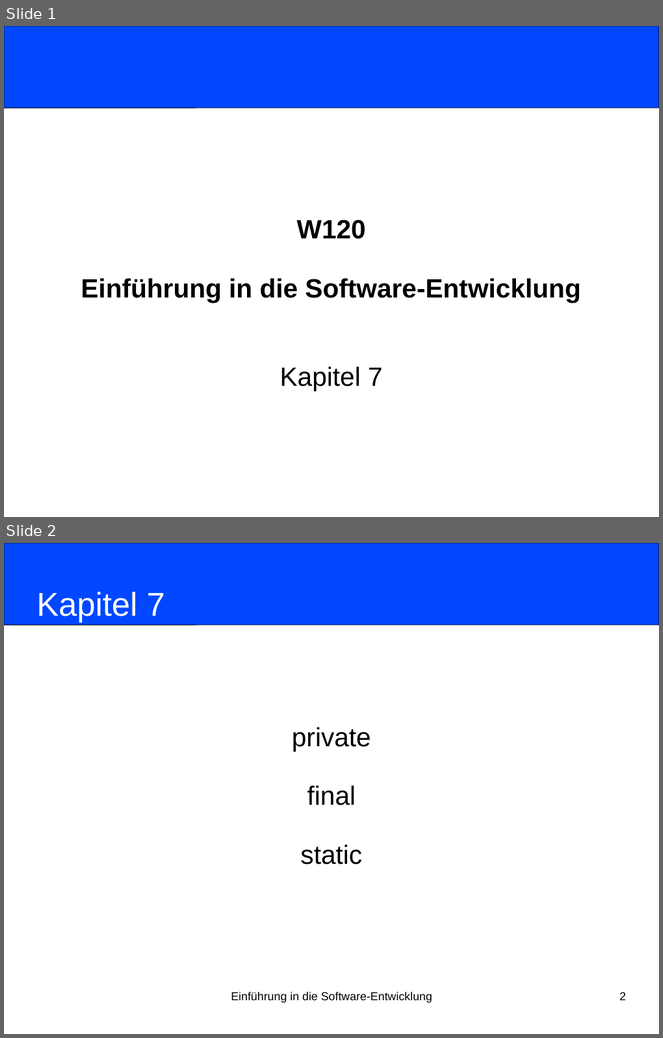
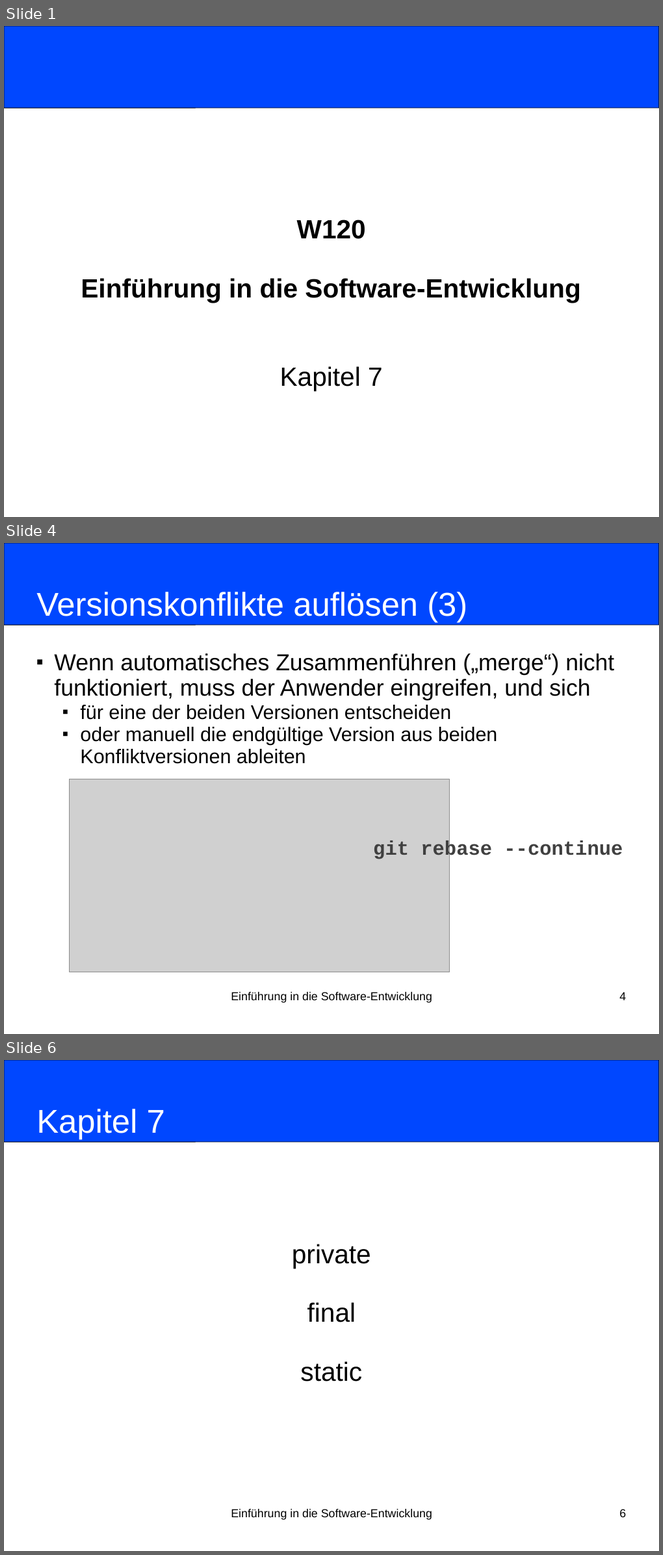
Before and after one commit to nordakademie-einfuehrung-java/vorlesungsskript, a slide deck: folien/Semester_03_Termin_08_Kapitel07.pptx. Shown one above the other, each under a label of ours: slides 1 and 2 before the commit, slides 1, 4 and 6 after it; the slides between them are not shown. The pictures are 663x1038 and 663x1555 pixels, drawn with LibreOffice and Linux fonts; fonts in the diff are those of the drawing; grey boxes stand for pictures. Boxes give left, top, right and bottom in pixels: in the first picture for what was removed or moved away, otherwise in the second. Text is boxed around its words. In the diff, an @@ line names an element or a change of style, - is before the commit and + after.

```diff
--- a/folien/Semester_03_Termin_08_Kapitel07.pptx
+++ b/folien/Semester_03_Termin_08_Kapitel07.pptx
@@ slide 4 added at [4, 543, 659, 1034], background #FFFFFF @@
@@ rounded rectangle added at [4, 543, 659, 625], fill #0047FF, outline #000000 0.75 pt @@
@@ title added at [36, 592, 467, 622], 40 pt, text #FFFFFF @@
+Versionskonflikte auflösen (3)
@@ subtitle added at [54, 653, 614, 764], 24 pt, text #000000 @@
+■ Wenn automatisches Zusammenführen („merge“) nicht funktioniert, muss der Anwender eingreifen, und sich
+  ■ für eine der beiden Versionen entscheiden
+  ■ oder manuell die endgültige Version aus beiden Konfliktversionen ableiten
@@ picture added at [70, 780, 450, 973] @@
@@ text added at [373, 841, 623, 861], 24 pt, text #404040, bold @@
+git rebase --continue
@@ text added at [231, 992, 432, 1003], 14 pt, text #000000 @@
+Einführung in die Software-Entwicklung
@@ page number added at [620, 992, 626, 1001], 14 pt, text #000000 @@
+4
@@ what was slide 2 is now slide 6 @@
@@ page number at [620, 1509, 626, 1518]: text changed @@
-2
+6
```
Also in this commit, not shown: 3 other slides added.
